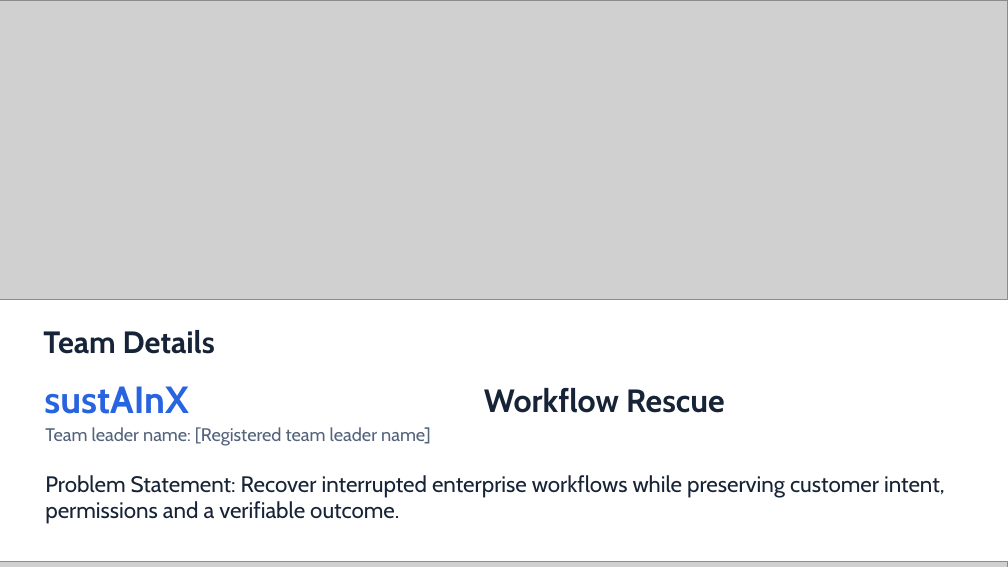
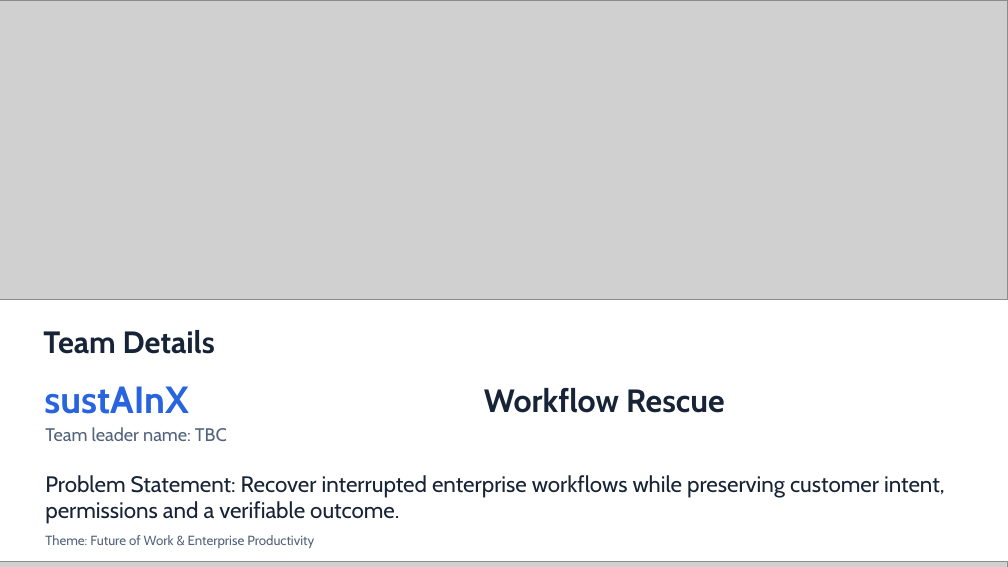
Before and after one commit to abhi14dodiya/workflow-rescue-sustainx, a slide deck: slide 1 of docs/Workflow-Rescue-Official-Pitch.pptx. Drawn at 1008x567 pixels with LibreOffice and Linux fonts; fonts in the diff are those of the drawing; grey boxes stand for pictures. Boxes give left, top, right and bottom in pixels: in the first picture for what was removed or moved away, otherwise in the second. Text is boxed around its words. In the diff, an @@ line names an element or a change of style, - is before the commit and + after.

```diff
--- a/docs/Workflow-Rescue-Official-Pitch.pptx
+++ b/docs/Workflow-Rescue-Official-Pitch.pptx
@@ text at box(45, 427, 227, 441): text changed @@
-Team leader name: [Registered team leader name]
+Team leader name: TBC
@@ text added at box(45, 535, 314, 548), 9.5 pt, text #53637C @@
+Theme: Future of Work & Enterprise Productivity
```
Also in this commit, not shown: 6 other slides changed, 20 other files.
